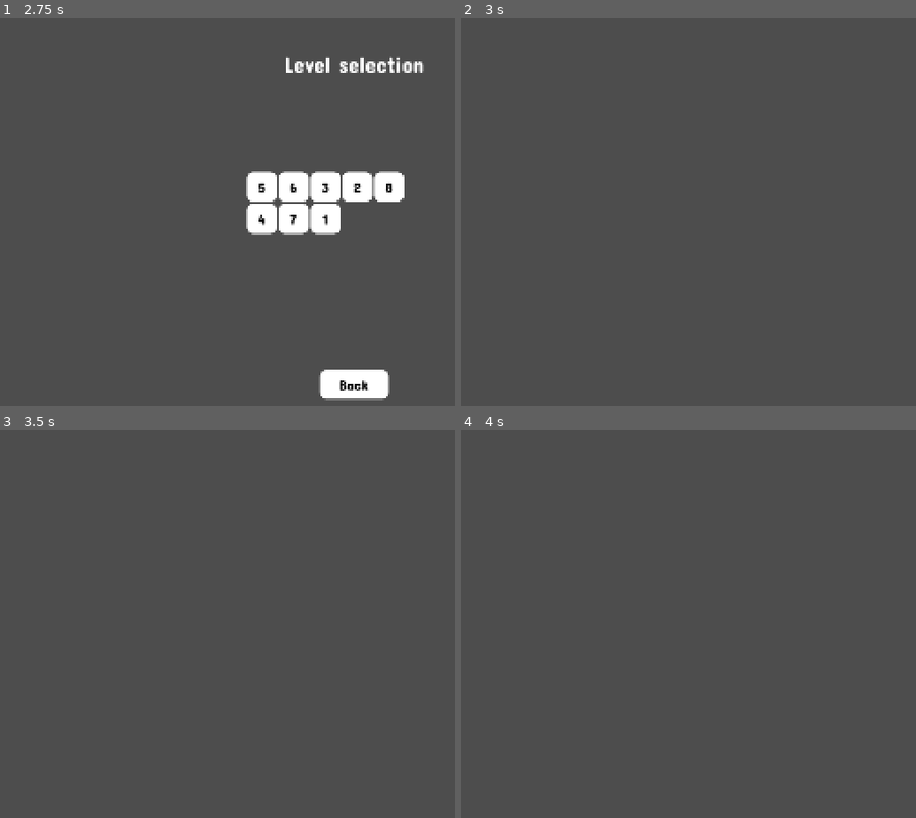
Above: before the commit, frames 1-4 (two rows, left to right).
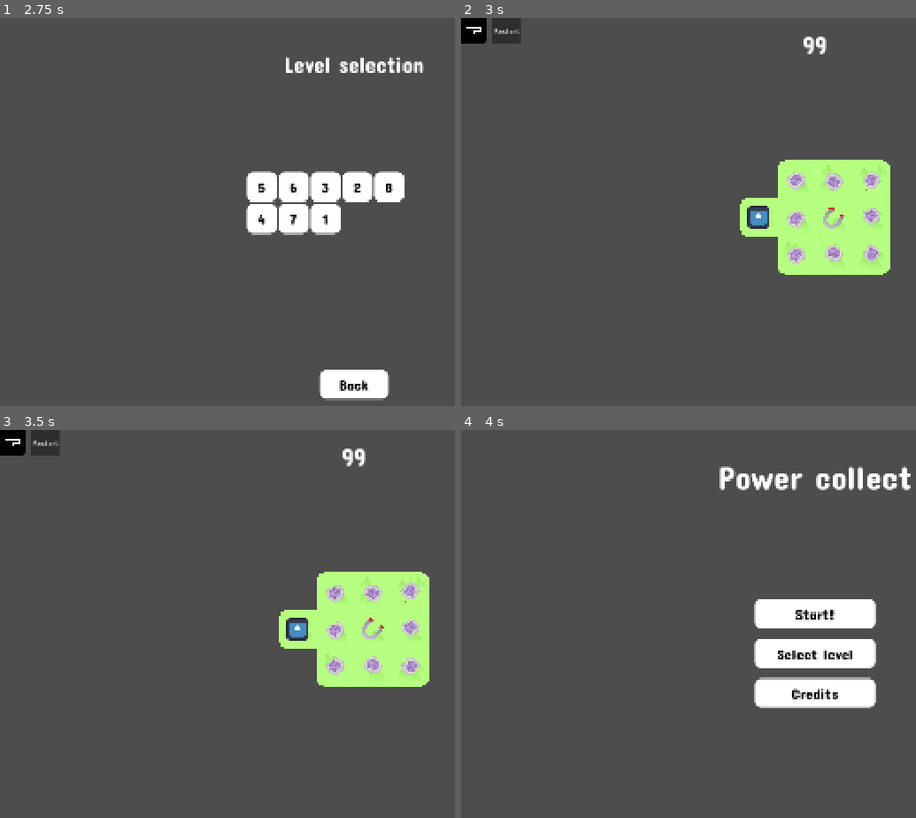
Above: after the commit, the same moments.

Repository: Sergueille/Collector
Game: Godot game, scene res://UI/menu_ui.tscn
Two runs of this game, one before a commit and one after it. Both use one fixed random seed, a clock stepped at 60 frames per second and the inputs below. The engine's default icon, where the game draws it, is replaced by a stand-in: a white triangle on a blue panel in a dark square.
Inputs (mouse positions are in pixels of both pictures, inside the frame that each line leads up to):
- Up to frame 1 (2.75 s): click "Select level" at 0.5 s; click "Back" at 1.25 s; click "Select level" at 2 s
- Up to frame 2 (3 s): click "5" at 2.75 s
- Up to frame 3 (3.5 s): no input
- Up to frame 4 (4 s): click (474, 441) at 3.52 s

Frame 1 is identical in both runs. In frame 2, 8.9% of the frame differs, in the area x 0-95%, y 0-67%; in frame 3, 8.9%; in frame 4, 7.2%.
Error before the commit: Parse Error: Expected indented block after function declaration. (res://puzzle/puzzle.gd:69)

Commit message:
Fixed menus

Diff:
--- a/UI/control.gd
+++ b/UI/control.gd
@@ -16,15 +16,10 @@
 	SceneSwitcher.go_to_level(level)
 
 func _go_to_levels_screen() -> void:
-	get_tree().change_scene_to_file("res://UI/level_selection.tscn")
-
-
-func _on_play_button_2_pressed() -> void:
-	var level = LevelParser.createMapFromFile("levels/niveau2.txt")
-	SceneSwitcher.go_to_level(level)
+	SceneSwitcher.load_scene("res://UI/level_selection.tscn")
 
 func _on_credit_button_pressed() -> void:
-	get_tree().change_scene_to_file("res://UI/credit/credit_ui.tscn")
+	SceneSwitcher.load_scene("res://UI/credit/credit_ui.tscn")
 
 func _go_to_main_menu() -> void:
-	get_tree().change_scene_to_file("res://UI/menu_ui.tscn")
+	SceneSwitcher.load_scene("res://UI/menu_ui.tscn")
--- a/UI/credit/credit_control.gd
+++ b/UI/credit/credit_control.gd
@@ -2,4 +2,4 @@
 
 
 func _on_credit_button_pressed() -> void:
-	get_tree().change_scene_to_file("res://UI/menu_ui.tscn")
+	SceneSwitcher.load_scene("res://UI/menu_ui.tscn")
--- a/UI/ingame_ui.tscn
+++ b/UI/ingame_ui.tscn
@@ -1,10 +1,11 @@
-[gd_scene load_steps=9 format=3 uid="uid://0ghb8n7ykg2l"]
+[gd_scene load_steps=10 format=3 uid="uid://0ghb8n7ykg2l"]
 
 [ext_resource type="Script" uid="uid://dbp4txte3ljxa" path="res://UI/ingame_ui.gd" id="1_jjenp"]
 [ext_resource type="Theme" uid="uid://bprlrvabch0qk" path="res://UI/theme.tres" id="1_mjlmo"]
 [ext_resource type="Texture2D" uid="uid://bp2vmhjbfkjfg" path="res://sprites/magnet.svg" id="2_8d257"]
 [ext_resource type="PackedScene" uid="uid://bleuowoor1sc2" path="res://UI/inventory_item.tscn" id="2_mjlmo"]
 [ext_resource type="Texture2D" uid="uid://cvnqx2rqm0ibf" path="res://sprites/dash.svg" id="4_aw6gv"]
+[ext_resource type="Script" uid="uid://c6x4pco7tcgts" path="res://UI/in_game_ui_control_menu.gd" id="5_3gw13"]
 [ext_resource type="StyleBox" uid="uid://kfvai4h5q45v" path="res://UI/back_theme.tres" id="6_ewjwa"]
 [ext_resource type="Texture2D" uid="uid://bx4xpkri4n6kb" path="res://sprites/back.svg" id="6_jjenp"]
 
@@ -68,6 +69,7 @@
 anchors_preset = 0
 offset_right = 166.0
 offset_bottom = 130.0
+script = ExtResource("5_3gw13")
 
 [node name="GoBackMenuButton" type="Button" parent="Control"]
 layout_mode = 0
--- a/UI/level_selection.gd
+++ b/UI/level_selection.gd
@@ -34,4 +34,4 @@
 
 
 func _go_to_main_menu() -> void:
-	get_tree().change_scene_to_file("res://UI/menu_ui.tscn")
+	SceneSwitcher.go_to_level(ResourceLoader.load("res://UI/menu_ui.tscn").instantiate())
--- a/puzzle/puzzle.gd
+++ b/puzzle/puzzle.gd
@@ -67,3 +67,4 @@
 
 
 func back_to_menu() -> void:
+	SceneSwitcher.go_to_level(ResourceLoader.load("res://UI/menu_ui.tscn").instantiate())
--- a/puzzle/puzzle.tscn
+++ b/puzzle/puzzle.tscn
@@ -49,5 +49,6 @@
 [node name="Camera2D" type="Camera2D" parent="."]
 zoom = Vector2(0.2, 0.2)
 
+[connection signal="back_to_menu" from="CanvasLayer/IngameUI" to="." method="back_to_menu"]
 [connection signal="move_completed" from="Player" to="." method="on_player_move_completed"]
 [connection signal="used_powerup" from="Player" to="." method="on_player_used_powerup"]
--- a/util/scene_switcher.gd
+++ b/util/scene_switcher.gd
@@ -6,6 +6,8 @@
 func go_to_level(level_node: Node):
 	_change_to_scene(level_node)
 
+func load_scene(filename: String):
+	_change_to_scene(ResourceLoader.load(filename).instantiate())
 
 func _change_to_scene(node: Node):
 	current_scene_root.queue_free()
